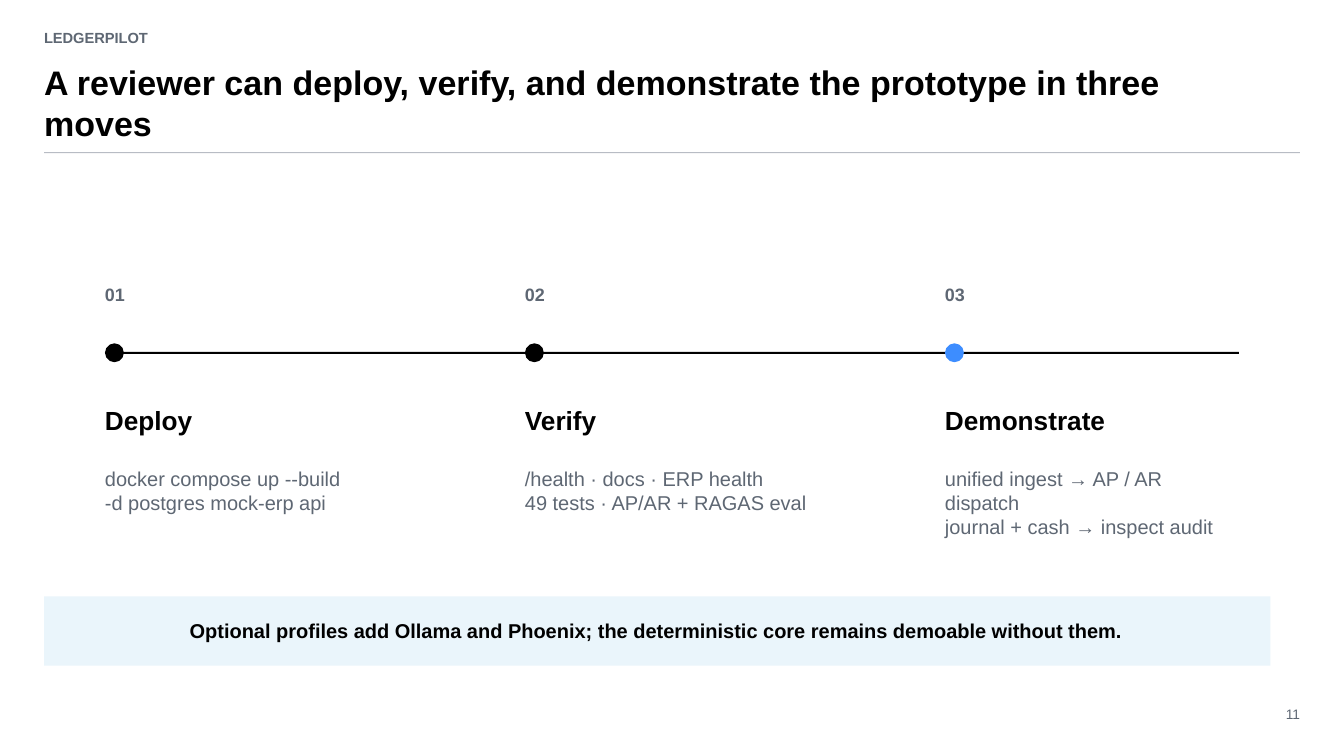
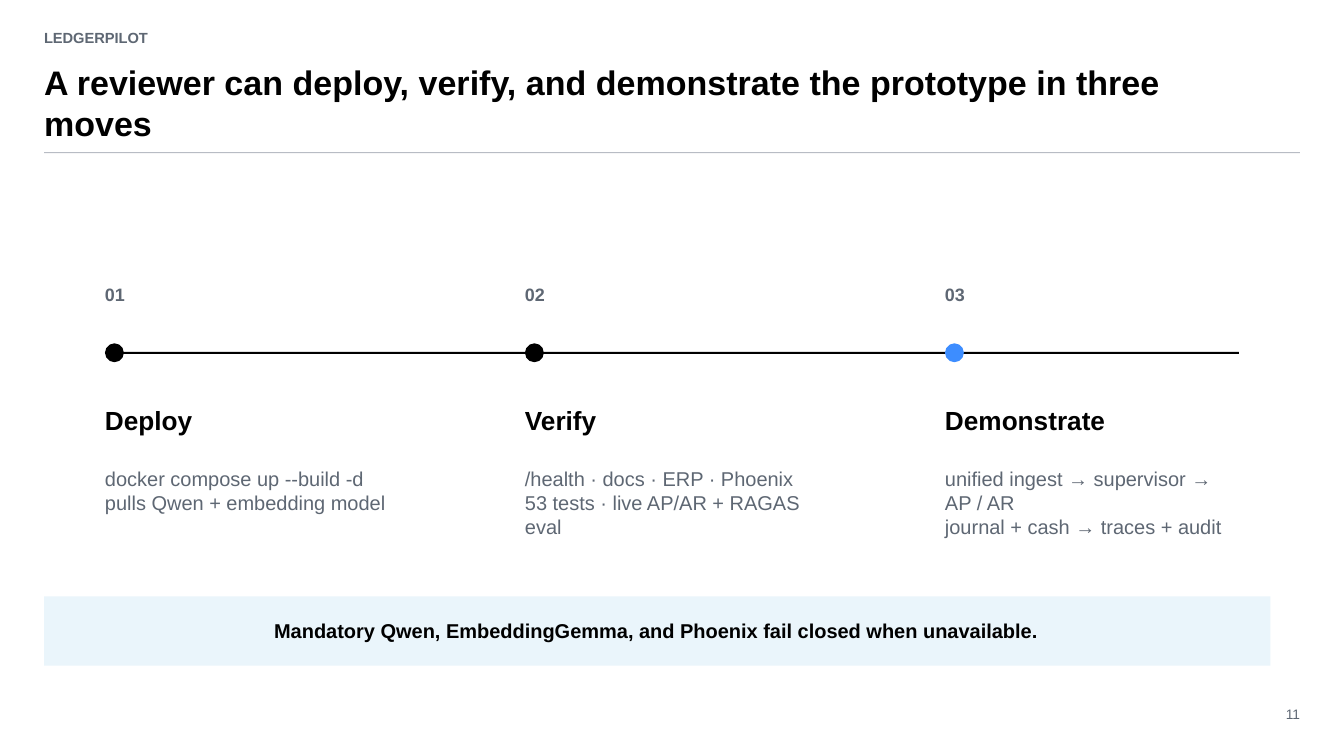
Before and after one commit to saifs1315/Agentic-Invoice-to-Payment, a slide deck: slide 11 of presentation/LedgerPilot_Assignment_Deck.pptx. Drawn at 1344x756 pixels with LibreOffice and Linux fonts; fonts in the diff are those of the drawing. Boxes give left, top, right and bottom in pixels: in the first picture for what was removed or moved away, otherwise in the second. Text is boxed around its words. In the diff, an @@ line names an element or a change of style, - is before the commit and + after.

Commit message:
Make AP and AR workflows mandatory AI agents

```diff
--- a/presentation/LedgerPilot_Assignment_Deck.pptx
+++ b/presentation/LedgerPilot_Assignment_Deck.pptx
@@ text at (105,471,385,514): text changed @@
-docker compose up --build
--d postgres mock-erp api
+docker compose up --build -d
+pulls Qwen + embedding model
@@ text at (525,471,800,534): text changed @@
-/health · docs · ERP health
-49 tests · AP/AR + RAGAS eval
+/health · docs · ERP · Phoenix
+53 tests · live AP/AR + RAGAS eval
@@ text at (945,471,1221,538): text changed @@
-unified ingest → AP / AR dispatch
-journal + cash → inspect audit
+unified ingest → supervisor → AP / AR
+journal + cash → traces + audit
@@ text at (274,623,1037,642): text changed @@
-Optional profiles add Ollama and Phoenix; the deterministic core remains demoable without them.
+Mandatory Qwen, EmbeddingGemma, and Phoenix fail closed when unavailable.
```
Also in this commit, not shown: 8 other slides changed, 38 other files.
